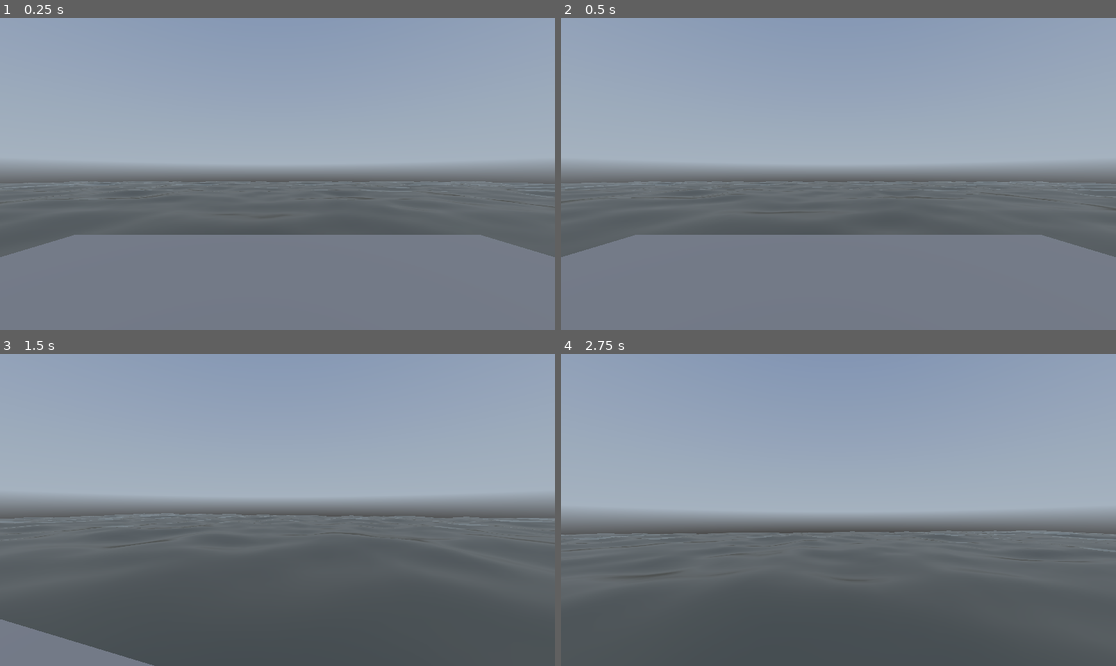
Above: before the commit, frames 1-4 (two rows, left to right).
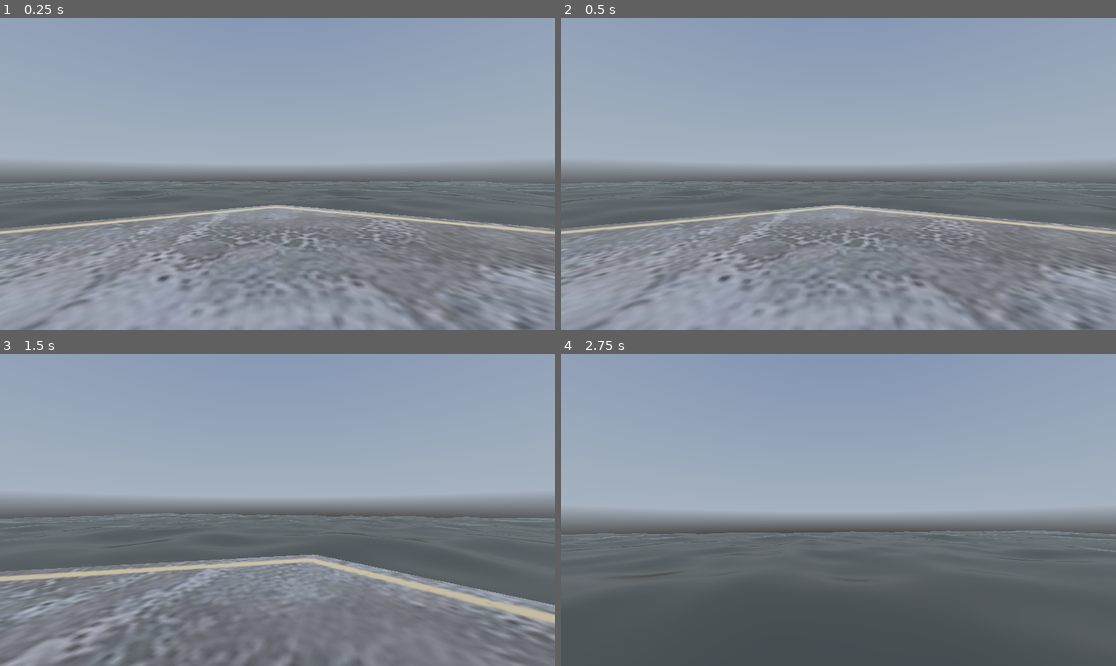
Above: after the commit, the same moments.

Repository: dairycultist/maltigi-run
Game: Godot game, scene res://world.tscn
Same seed, same stepped clock (60 frames per second), same inputs: the game is played once before the commit and once after it. A sky picture missing from this copy of the repository is replaced by a grey-blue gradient.
Inputs (mouse positions are in pixels of both pictures, inside the frame that each line leads up to):
- Up to frame 1 (0.25 s): no input
- Up to frame 2 (0.5 s): no input
- Up to frame 3 (1.5 s): tap Enter (ui_accept) at 0.5, 0.77 s; move the mouse to (305, 510) at 0.52 s; hold Up (walk_up) from 0.53 s (still down); move the mouse to (249, 510) at 1.27 s
- Up to frame 4 (2.75 s): keep holding Up (walk_up); tap Enter (ui_accept) at 1.52 s; move the mouse to (849, 503) at 2.02 s

The runs differ from the first frame. In frame 1, 19% of the frame differs, in the area x 0-100%, y 59-100%; in frame 2, 19%; in frame 3, 29%, in the area x 0-100%, y 64-100%; in frame 4, nothing differs.

Commit message:
Platform

Diff:
--- a/world.tscn
+++ b/world.tscn
@@ -1,15 +1,17 @@
-[gd_scene load_steps=11 format=3 uid="uid://pjh5004dwu6a"]
+[gd_scene load_steps=13 format=3 uid="uid://pjh5004dwu6a"]
 
 [ext_resource type="Script" uid="uid://vlcd5np3m2um" path="res://player_controller.gd" id="1_f3sb7"]
 [ext_resource type="Shader" uid="uid://c11i7ma3gm8tp" path="res://water.gdshader" id="2_fj7yv"]
 [ext_resource type="Environment" uid="uid://b7571yot1dx2a" path="res://default_env.tres" id="2_tlwt5"]
+[ext_resource type="Texture2D" uid="uid://bkkag7ku12263" path="res://platform.png" id="3_036b0"]
+[ext_resource type="ArrayMesh" uid="uid://c3xijx240wfo1" path="res://platform.obj" id="3_aqk2v"]
 
 [sub_resource type="CapsuleShape3D" id="CapsuleShape3D_gv5m4"]
 
-[sub_resource type="BoxMesh" id="BoxMesh_f3sb7"]
-size = Vector3(10, 10, 10)
+[sub_resource type="WorldBoundaryShape3D" id="WorldBoundaryShape3D_fj7yv"]
 
-[sub_resource type="WorldBoundaryShape3D" id="WorldBoundaryShape3D_fj7yv"]
+[sub_resource type="StandardMaterial3D" id="StandardMaterial3D_dwbse"]
+albedo_texture = ExtResource("3_036b0")
 
 [sub_resource type="QuadMesh" id="QuadMesh_f3sb7"]
 size = Vector2(100, 100)
@@ -63,12 +65,12 @@
 
 [node name="Floor" type="StaticBody3D" parent="."]
 
-[node name="MeshInstance3D" type="MeshInstance3D" parent="Floor"]
-transform = Transform3D(1, 0, 0, 0, 1, 0, 0, 0, 1, 0, -5, 0)
-mesh = SubResource("BoxMesh_f3sb7")
-
 [node name="CollisionShape3D" type="CollisionShape3D" parent="Floor"]
 shape = SubResource("WorldBoundaryShape3D_fj7yv")
+
+[node name="Platform" type="MeshInstance3D" parent="Floor"]
+material_override = SubResource("StandardMaterial3D_dwbse")
+mesh = ExtResource("3_aqk2v")
 
 [node name="Water" type="MeshInstance3D" parent="."]
 transform = Transform3D(1, 0, 0, 0, 1, 0, 0, 0, 1, 0, -1, 0)
Not shown, added: platform.blend.import
Not shown, added: platform.mtl
Not shown, added: platform.obj
Not shown, added: platform.obj.import
Binary file added: platform.png
Not shown, added: platform.png.import
Not shown, added: platform.blend
